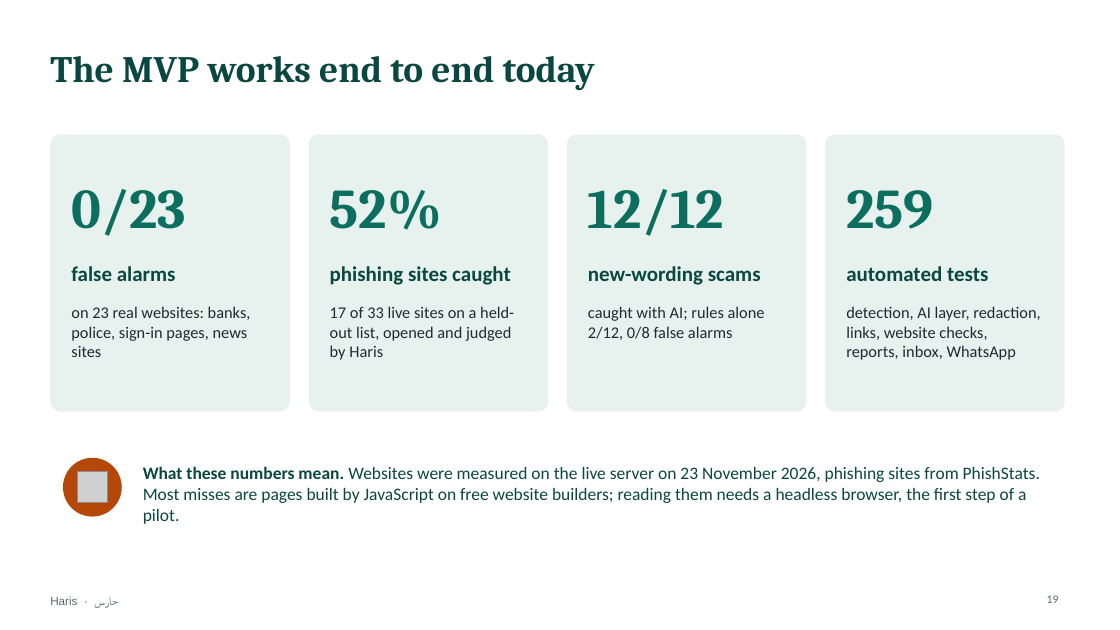
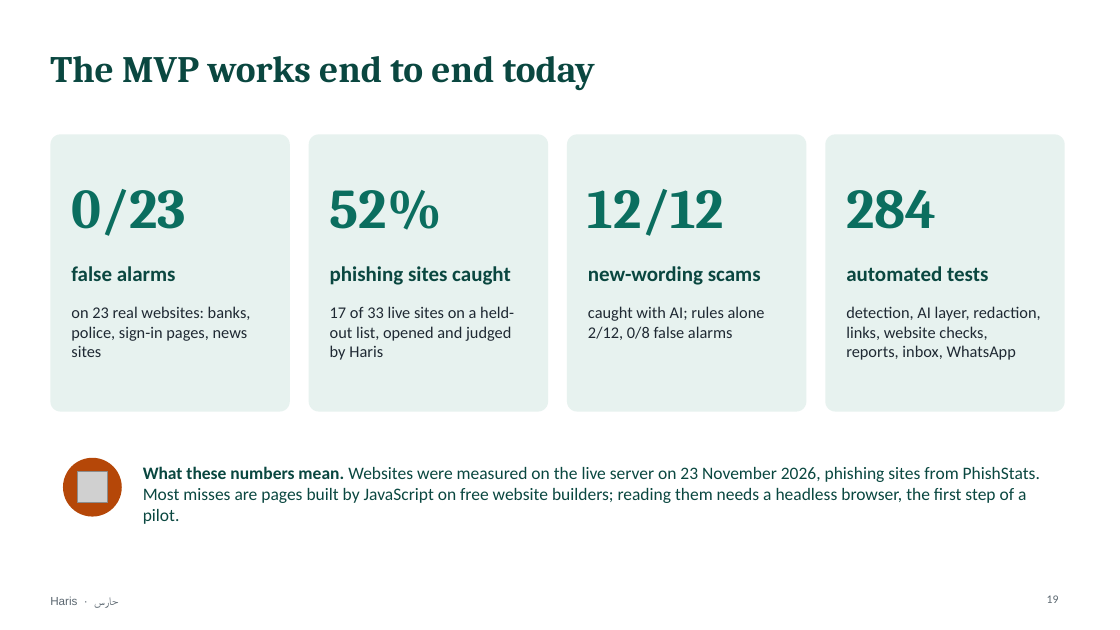
Before and after one commit to mohamedtorky2022/Haris, a slide deck: slide 19 of docs/Haris-presentation.pptx. Drawn at 1120x630 pixels with LibreOffice and Linux fonts; fonts in the diff are those of the drawing; grey boxes stand for pictures. Boxes give left, top, right and bottom in pixels: in the first picture for what was removed or moved away, otherwise in the second. Text is boxed around its words. In the diff, an @@ line names an element or a change of style, - is before the commit and + after.

```diff
--- a/docs/Haris-presentation.pptx
+++ b/docs/Haris-presentation.pptx
@@ text at bbox=[846, 190, 936, 229]: text changed @@
-259
+284
```
Also in this commit, not shown: 2 other slides changed, 23 other files.
